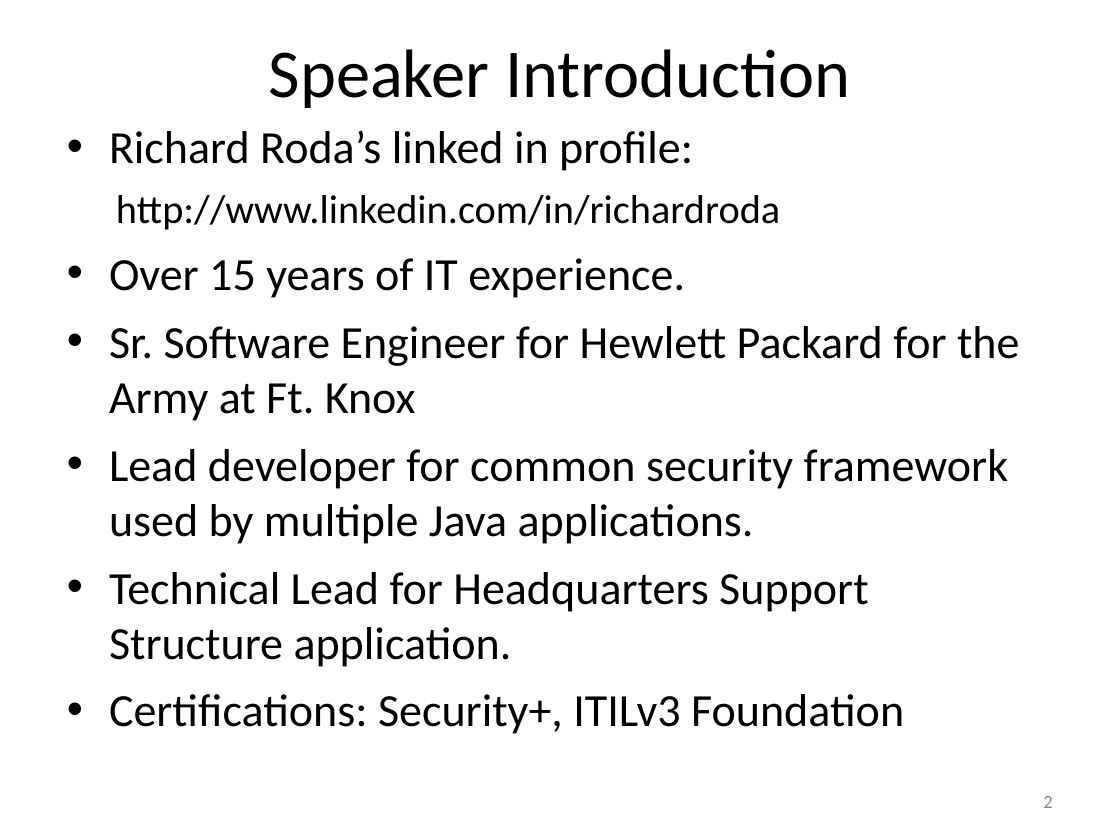
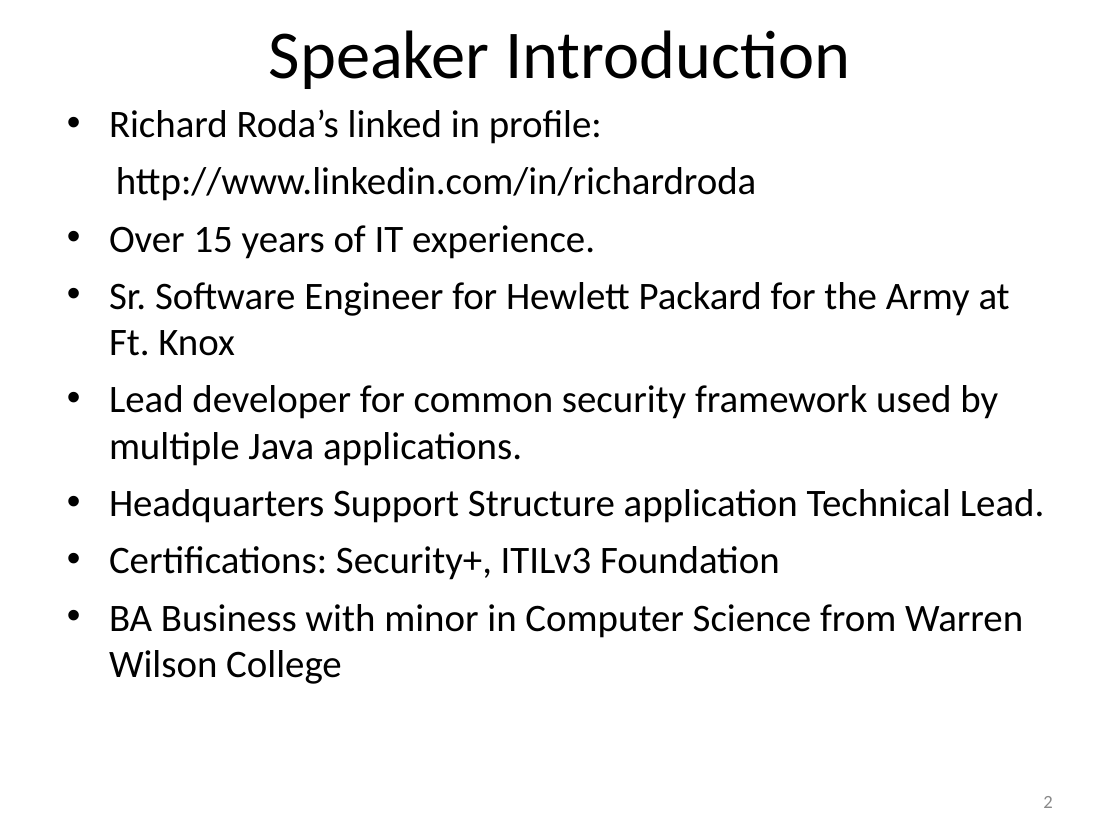
Before and after one commit to EdCharbeneau/CodePaLOUsa, a slide deck: slide 2 of 2013/LocalStorageSecurity/LocalStoragePresentation.ppt. Drawn at 1120x840 pixels with LibreOffice and Linux fonts; fonts in the diff are those of the drawing. Boxes give left, top, right and bottom in pixels: in the first picture for what was removed or moved away, otherwise in the second. Text is boxed around its words. In the diff, an @@ line names an element or a change of style, - is before the commit and + after.

Commit message:
Add pdf version to GitHub. Add education to introduction slide.

```diff
--- a/2013/LocalStorageSecurity/LocalStoragePresentation.ppt
+++ b/2013/LocalStorageSecurity/LocalStoragePresentation.ppt
@@ title "Speaker Introduction" moved from (x1=269, y1=49, x2=850, y2=108) to (x1=269, y1=30, x2=850, y2=89) @@
@@ text "Richard Roda’s linked in profile:" moved from (x1=109, y1=130, x2=1019, y2=734) to (x1=109, y1=109, x2=1044, y2=684) @@
@@ text at (x1=109, y1=109, x2=1010, y2=580): size 29.6 to 25 pt in "Richard Roda’s linked in profile:", "Over 15 years of IT experience.", "Sr. Software Engineer for Hewlett Packard for ...", "Lead developer for common security framework used ..." and 1 more places; size 25.9 to 25 pt in "http://www.linkedin.com/in/richardroda"; less space between paragraphs @@
@@ text at (x1=109, y1=489, x2=1044, y2=523): text changed; size 29.6 to 25 pt @@
-• Technical Lead for Headquarters Support Structure application.
+• Headquarters Support Structure application Technical Lead.
@@ text at (x1=109, y1=604, x2=1023, y2=684): paragraph added @@
+• BA Business with minor in Computer Science from Warren Wilson College
```
Also in this commit, not shown: 1 other file.
